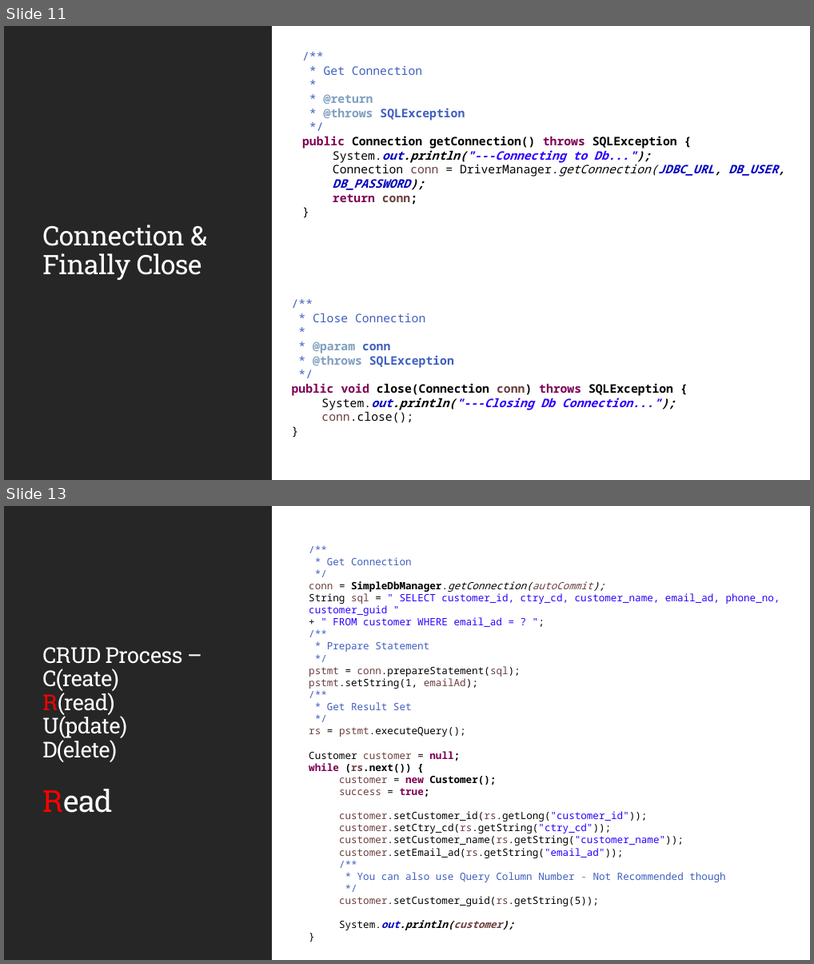
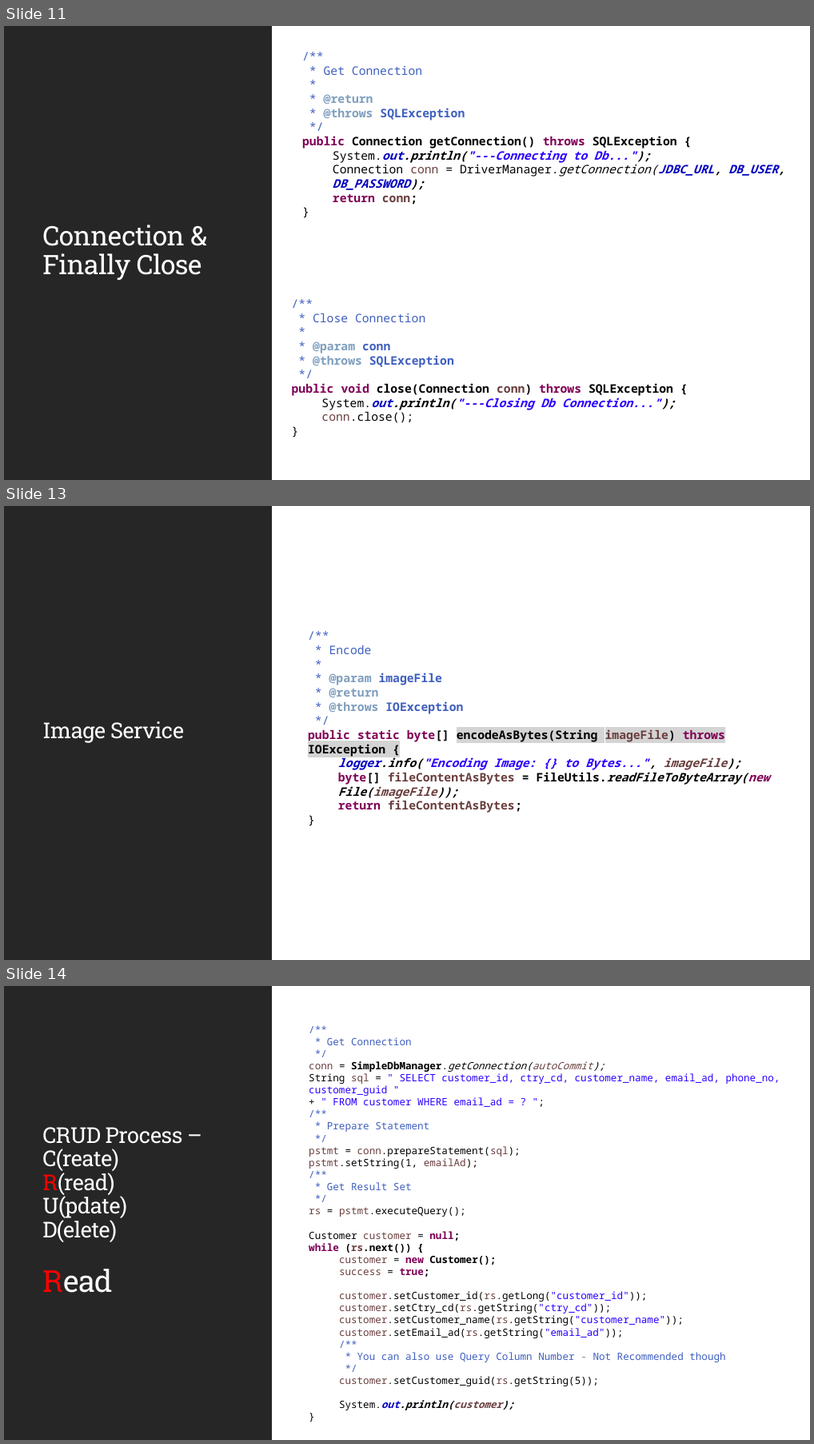
Before and after one commit to JSS-DEVCORE/JdbcExample, a slide deck: docs/JDBC-Insights.pptx. Shown one above the other, each under a label of ours: slides 11 and 13 before the commit, slides 11, 13 and 14 after it; the slides between them are not shown. The pictures are 814x964 and 814x1444 pixels, drawn with LibreOffice and Linux fonts; fonts in the diff are those of the drawing. Boxes give left, top, right and bottom in pixels: in the first picture for what was removed or moved away, otherwise in the second. Text is boxed around its words. In the diff, an @@ line names an element or a change of style, - is before the commit and + after.

```diff
--- a/docs/JDBC-Insights.pptx
+++ b/docs/JDBC-Insights.pptx
@@ slide 13 added at [4, 506, 810, 960], background #FFFFFF; not listed: 1 template element that a slide beside it also shows @@
@@ rectangle added at [4, 506, 272, 960], fill #262626 @@
@@ rectangle added at [5, 506, 810, 960], fill #FFFFFF @@
@@ text added at [308, 645, 770, 812], 14 pt, text #000000, bold @@
+  /**
+  * Encode
+  *
+  * @param imageFile
+  * @return
+  * @throws IOException
+  */
+  public static byte[] encodeAsBytes(String imageFile) throws IOException {
+    logger.info("Encoding Image: {} to Bytes...", imageFile);
+    byte[] fileContentAsBytes = FileUtils.readFileToByteArray(new File(imageFile));
+    return fileContentAsBytes;
+  }
@@ title added at [42, 721, 184, 743], 26 pt, text #FFFFFF @@
+Image Service
@@ what was slide 13 is now slide 14 @@
```
Also in this commit, not shown: 2 slides changed, 1 other slide added, 1 other file.
